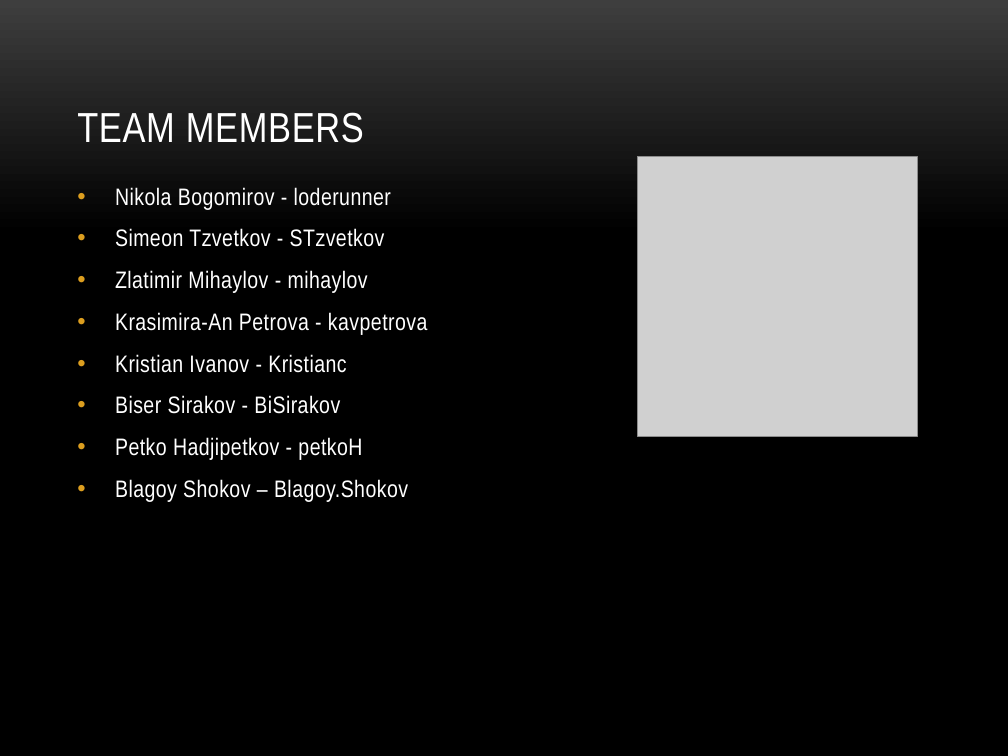
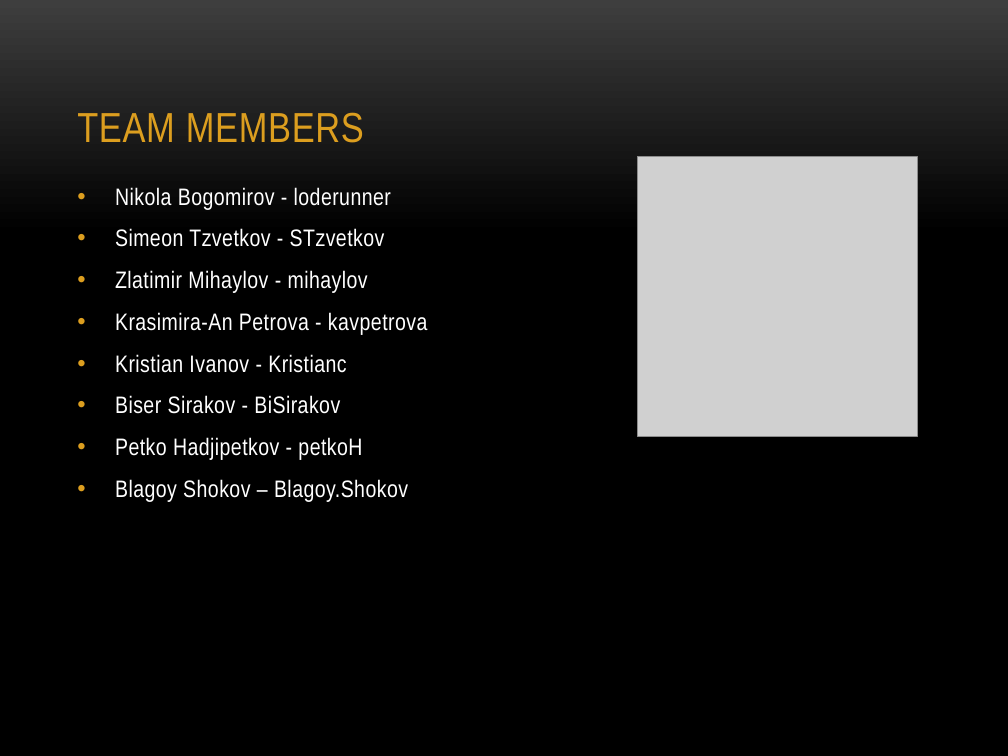
Before and after one commit to STzvetkov/Troll-runner, a slide deck: slide 2 of TeamTroll.pptx. Drawn at 1008x756 pixels with LibreOffice and Linux fonts; fonts in the diff are those of the drawing; grey boxes stand for pictures; background and template pictures are left out. Boxes give left, top, right and bottom in pixels: in the first picture for what was removed or moved away, otherwise in the second. Text is boxed around its words. In the diff, an @@ line names an element or a change of style, - is before the commit and + after.

```diff
--- a/TeamTroll.pptx
+++ b/TeamTroll.pptx
@@ title "TEAM MEMBERS" at [77,112,364,143]: text colour #FFFFFF to #DC9E1F @@
```
Also in this commit, not shown: 1 other slide changed, 1 slide added.
